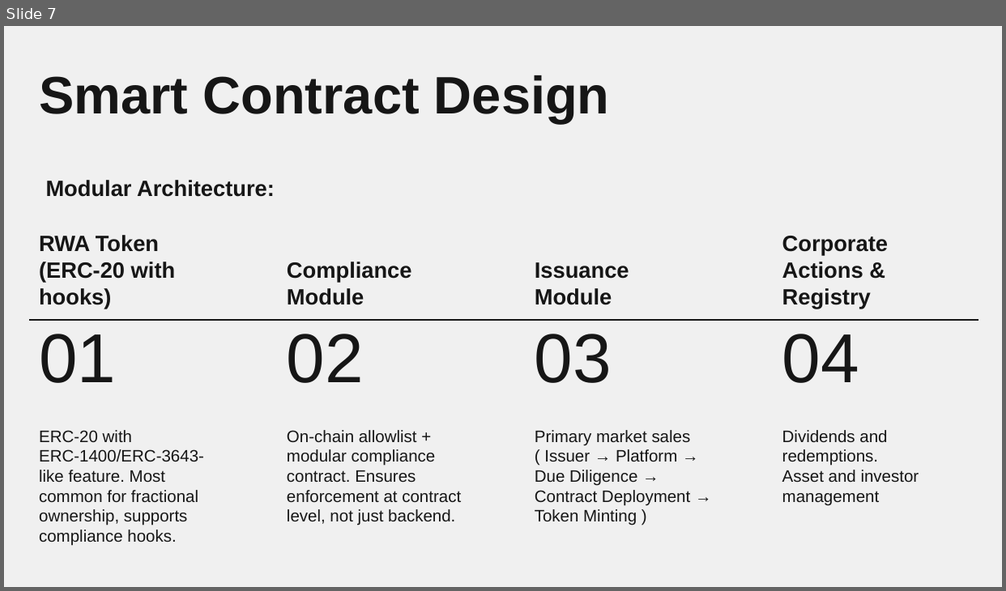
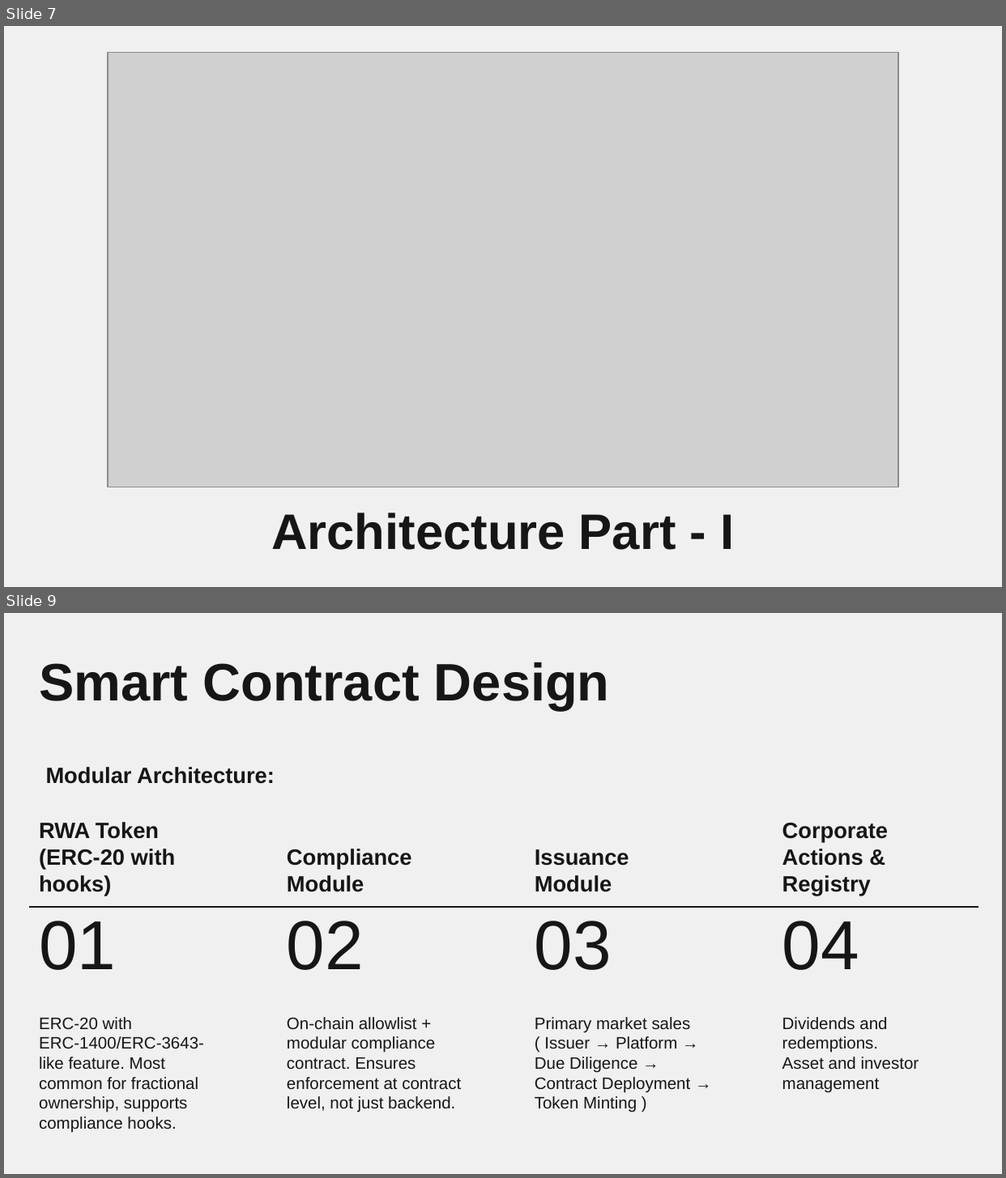
Before and after one commit to krish-jay/RWA-Tokenization-Platform, a slide deck: presentation/RWA Tokenization Platform.pptx. Shown one above the other, each under a label of ours: slide 7 before the commit, slides 7 and 9 after it; the slides between them are not shown. The pictures are 1006x591 and 1006x1178 pixels, drawn with LibreOffice and Linux fonts; fonts in the diff are those of the drawing; grey boxes stand for pictures. Boxes give left, top, right and bottom in pixels: in the first picture for what was removed or moved away, otherwise in the second. Text is boxed around its words. In the diff, an @@ line names an element or a change of style, - is before the commit and + after.

```diff
--- a/presentation/RWA Tokenization Platform.pptx
+++ b/presentation/RWA Tokenization Platform.pptx
@@ slide 7 added at <box>4,26,1002,587</box>, background #F0F0F0 @@
@@ picture added at <box>108,52,898,487</box> @@
@@ title added at <box>271,513,734,550</box>, 36 pt, text #161616, bold @@
+Architecture Part - I
@@ what was slide 7 is now slide 9 @@
```
Also in this commit, not shown: 7 slides changed, 3 other slides added, 1 slide removed.
